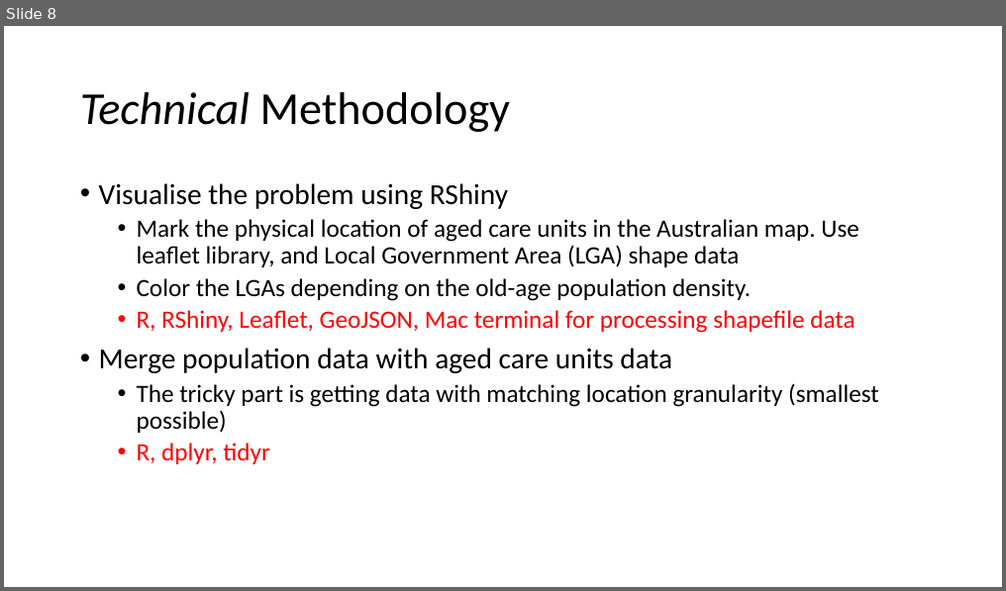
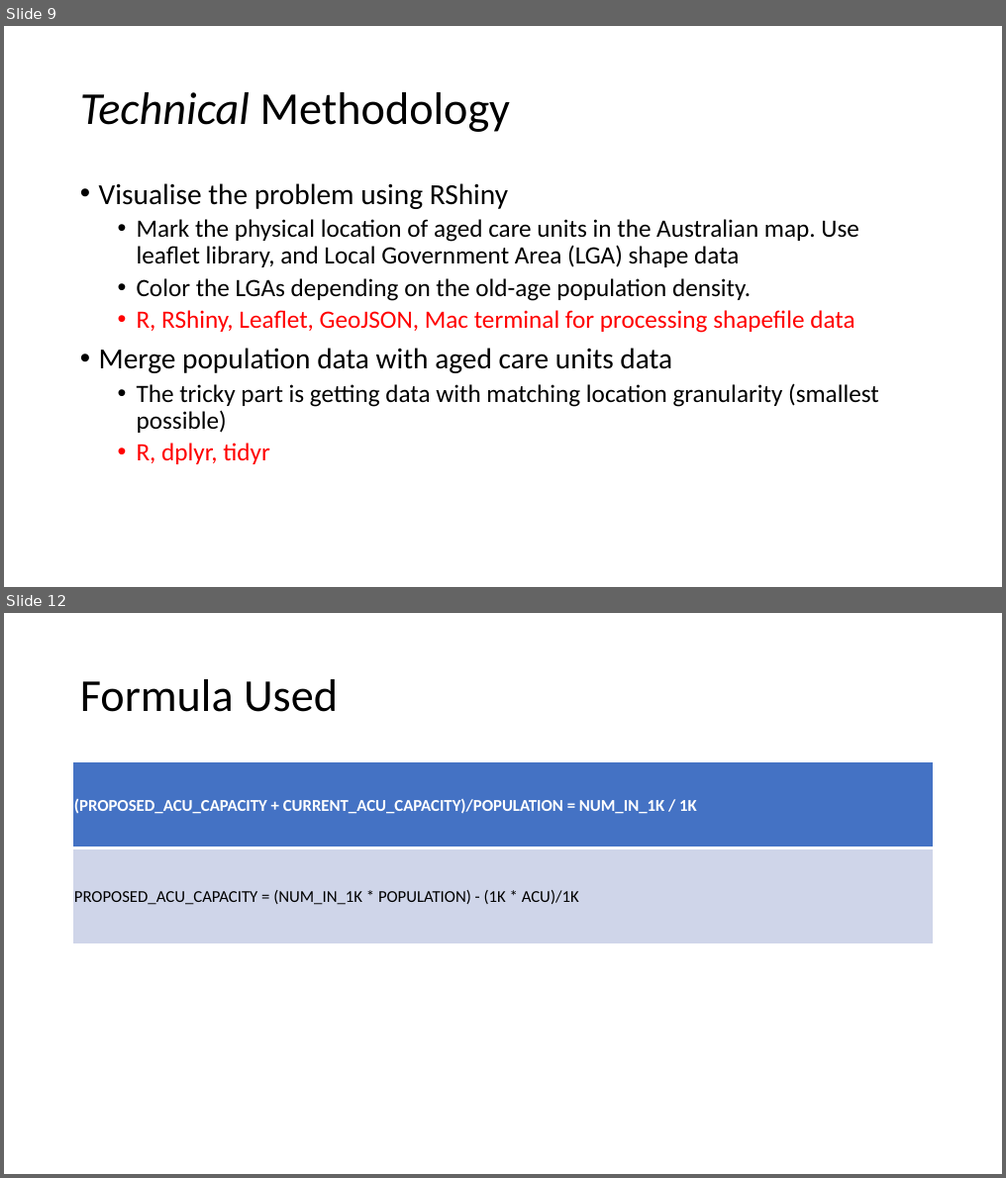
Before and after one commit to vdencarnacion/probset, a slide deck: final_presentation.pptx. Shown one above the other, each under a label of ours: slide 8 before the commit, slides 9 and 12 after it; the slides between them are not shown. The pictures are 1006x591 and 1006x1178 pixels, drawn with LibreOffice and Linux fonts; fonts in the diff are those of the drawing. Boxes give left, top, right and bottom in pixels: in the first picture for what was removed or moved away, otherwise in the second. Text is boxed around its words. In the diff, an @@ line names an element or a change of style, - is before the commit and + after.

```diff
--- a/final_presentation.pptx
+++ b/final_presentation.pptx
@@ slide 12 added at (x1=4, y1=613, x2=1002, y2=1174), background #FFFFFF @@
@@ title added at (x1=80, y1=679, x2=338, y2=712), 44 pt, text #000000 @@
+Formula Used
@@ table added at (x1=73, y1=762, x2=934, y2=945), 2 rows, 1 columns @@
+(PROPOSED_ACU_CAPACITY + CURRENT_ACU_CAPACITY)/POPULATION = NUM_IN_1K / 1K
+PROPOSED_ACU_CAPACITY = (NUM_IN_1K * POPULATION) - (1K * ACU)/1K
@@ what was slide 8 is now slide 9 @@
```
Also in this commit, not shown: 5 slides changed, 4 other slides added, 1 other file.
